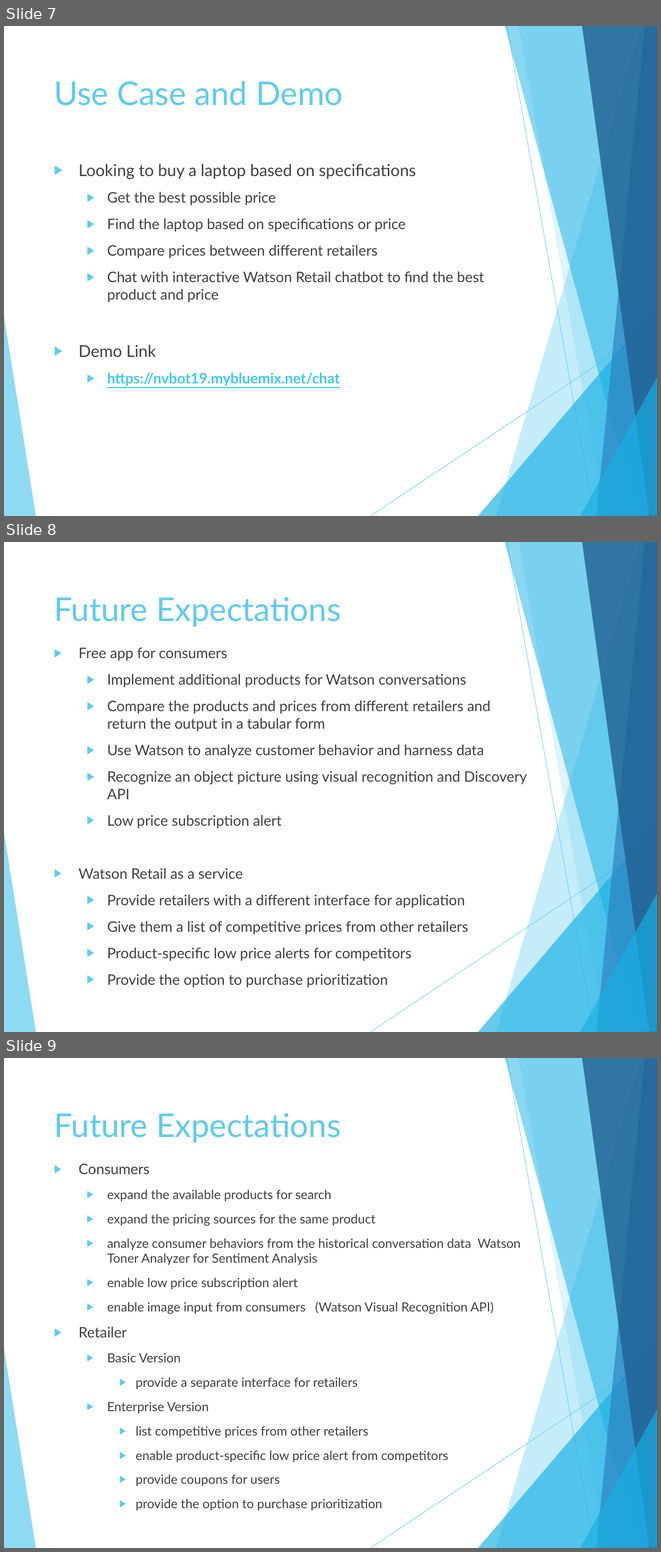
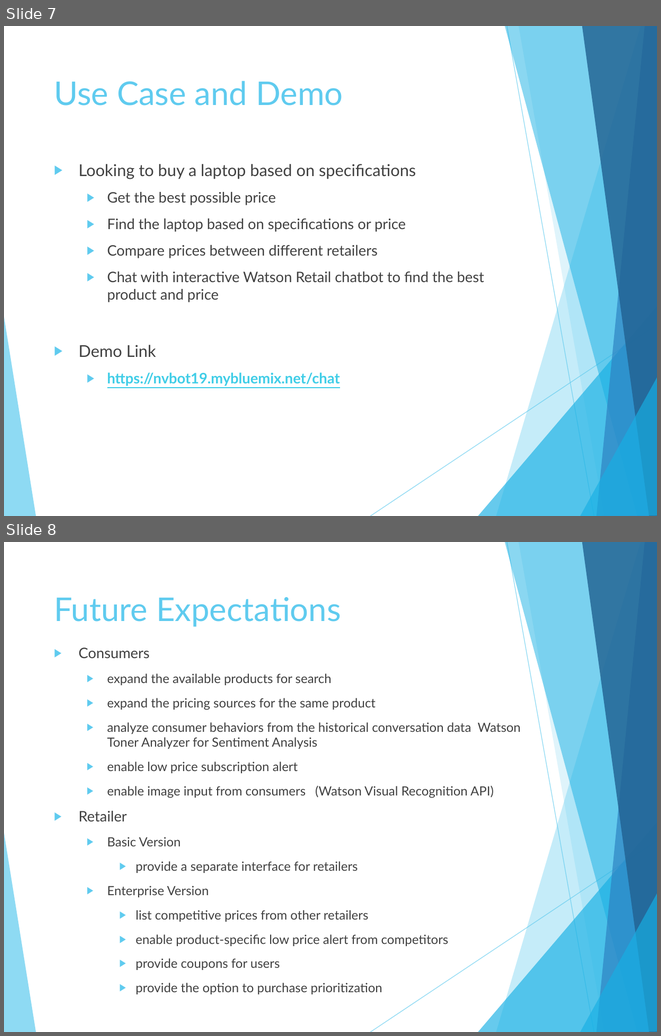
Before and after one commit to vigneshniyer/FinishLine-ShoppingBot, a slide deck: IBM_Finish_Line.pptx. Shown one above the other, each under a label of ours: slides 7, 8 and 9 before the commit, slides 7 and 8 after it. The pictures are 661x1552 and 661x1036 pixels, drawn with LibreOffice and Linux fonts; fonts in the diff are those of the drawing. Boxes give left, top, right and bottom in pixels: in the first picture for what was removed or moved away, otherwise in the second. Text is boxed around its words. In the diff, an @@ line names an element or a change of style, - is before the commit and + after.

Commit message:
remove duplicate future page

```diff
--- a/IBM_Finish_Line.pptx
+++ b/IBM_Finish_Line.pptx
@@ slide 8 removed at <box>4,542,657,1032</box>, background #FFFFFF; not listed: 10 template elements that a slide beside it also shows @@
@@ title removed at <box>54,597,341,627</box> @@
-Future Expectations
@@ text removed at <box>79,647,527,987</box> @@
-▶ Free app for consumers
-  ▶ Implement additional products for Watson conversations
-  ▶ Compare the products and prices from different retailers and return the output in a tabular form
-  ▶ Use Watson to analyze customer behavior and harness data
-  ▶ Recognize an object picture using visual recognition and Discovery API
-  ▶ Low price subscription alert
-▶ Watson Retail as a service
-  ▶ Provide retailers with a different interface for application
-  ▶ Give them a list of competitive prices from other retailers
-  ▶ Product-specific low price alerts for competitors
-  ▶ Provide the option to purchase prioritization
@@ what was slide 9 is now slide 8 @@
```
